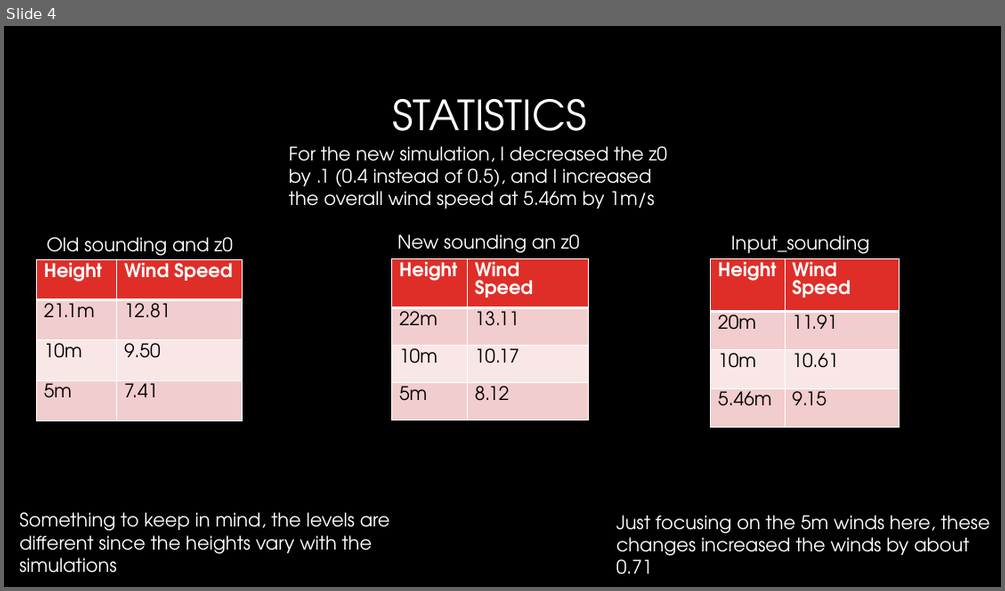
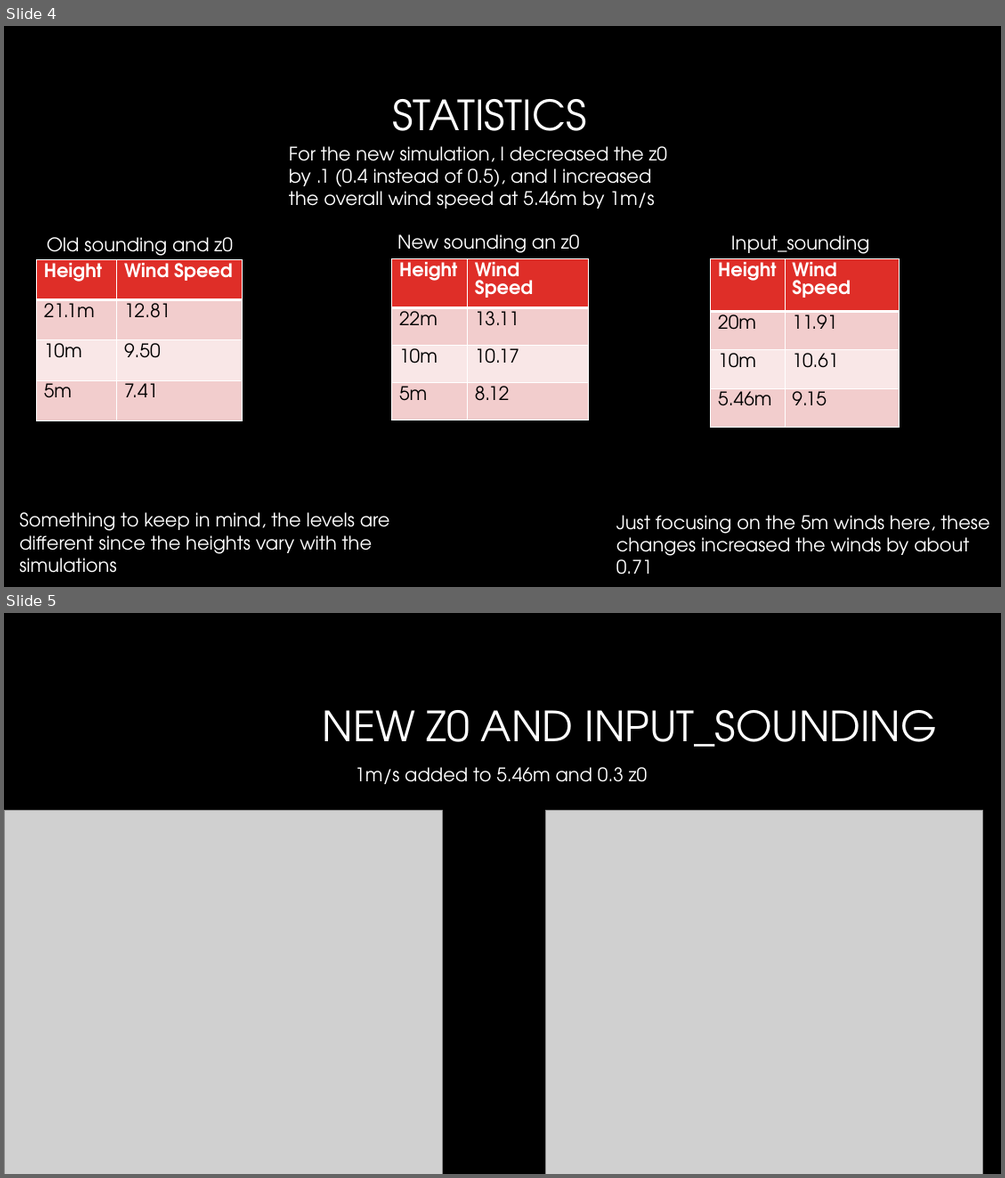
Before and after one commit to Jeremy-Benik/Meeting_Notes, a slide deck: 09022022_Presentation.pptx. Shown one above the other, each under a label of ours: slide 4 before the commit, slides 4 and 5 after it. The pictures are 1005x591 and 1005x1178 pixels, drawn with LibreOffice and Linux fonts; fonts in the diff are those of the drawing; grey boxes stand for pictures; background and template pictures are left out. Boxes give left, top, right and bottom in pixels: in the first picture for what was removed or moved away, otherwise in the second. Text is boxed around its words. In the diff, an @@ line names an element or a change of style, - is before the commit and + after.

```diff
--- a/09022022_Presentation.pptx
+++ b/09022022_Presentation.pptx
@@ slide 5 added at box(4, 613, 1001, 1174), background #000000 @@
@@ title added at box(323, 710, 938, 747), 40 pt, text #FFFFFF @@
+NEW Z0 AND INPUT_SOUNDING
@@ text added at box(355, 767, 647, 784), 18 pt, text #FFFFFF @@
+1m/s added to 5.46m and 0.3 z0
@@ picture added at box(4, 811, 442, 1174) @@
@@ picture added at box(546, 811, 983, 1174) @@
```
Also in this commit, not shown: 1 slide changed, 4 other slides added, 1 slide removed.
